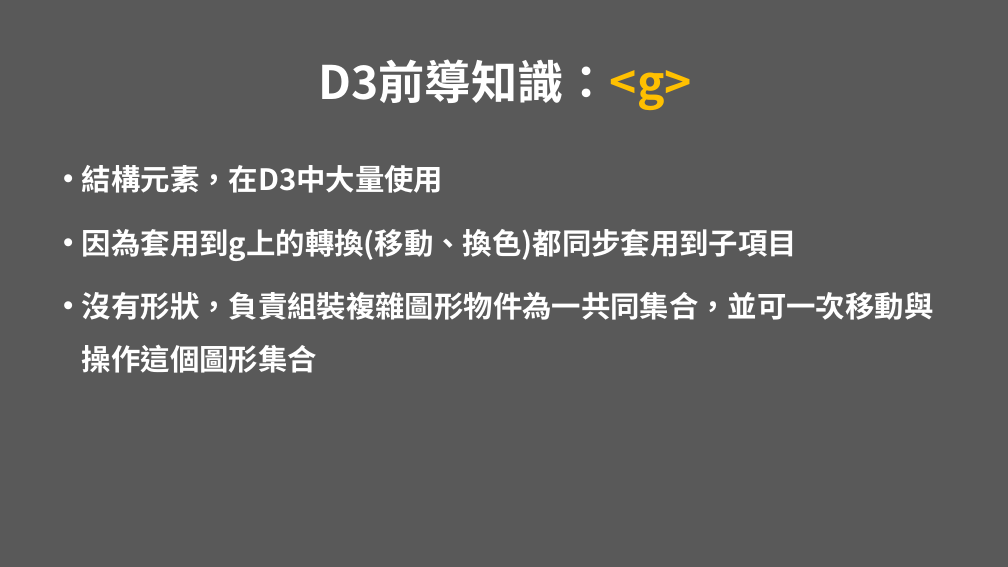
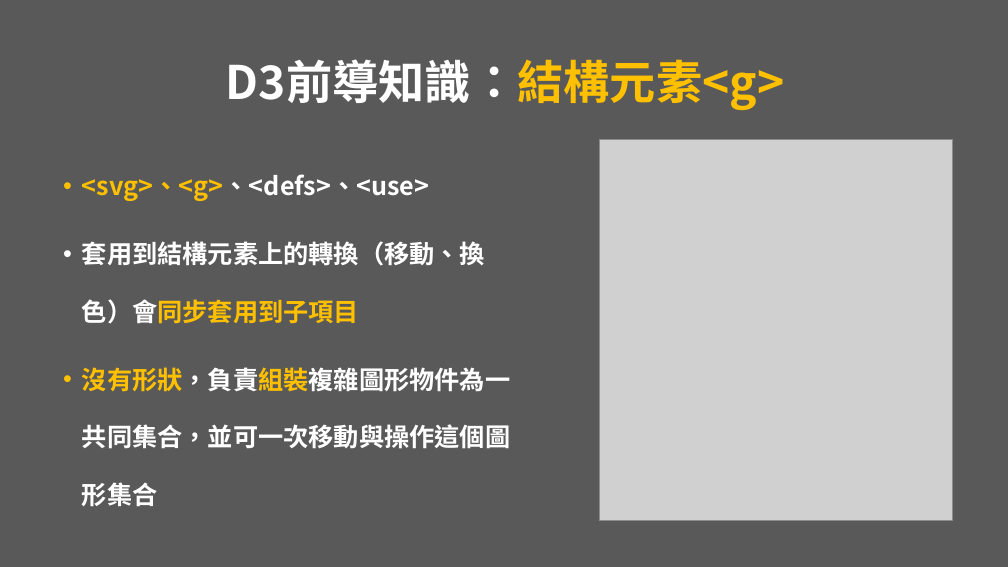
Before and after one commit to vezona/D3.js_Demo, a slide deck: slide 17 of PPT/D3.js presentation.pptx (slide 16 before the commit). Drawn at 1008x567 pixels with LibreOffice and Linux fonts; fonts in the diff are those of the drawing; grey boxes stand for pictures. Boxes give left, top, right and bottom in pixels: in the first picture for what was removed or moved away, otherwise in the second. Text is boxed around its words. In the diff, an @@ line names an element or a change of style, - is before the commit and + after.

```diff
--- a/PPT/D3.js presentation.pptx
+++ b/PPT/D3.js presentation.pptx
@@ title at <box>226,59,785,110</box>: text changed @@
-D3前導知識：<g>
+D3前導知識：結構元素<g>
@@ picture added at <box>600,140,953,521</box> @@
@@ text at <box>82,174,485,324</box>: text changed; size 28 to 24 pt @@
-• 結構元素，在D3中大量使用
-• 因為套用到g上的轉換(移動、換色)都同步套用到子項目
+• <svg>、<g>、<defs>、<use>
+• 套用到結構元素上的轉換（移動、換色）會同步套用到子項目
@@ text at <box>82,367,510,506</box>: size 28 to 24 pt, text colour #FFFFFF to #FFC000 in "沒有形狀，負責組裝複雜圖形物件為一共同集合，並可一次移動與操作這個圖形集合"; line spacing 1.5 to 1.9 @@
```
Also in this commit, not shown: 26 other slides changed, 5 slides added, 4 slides removed, 17 other files.
